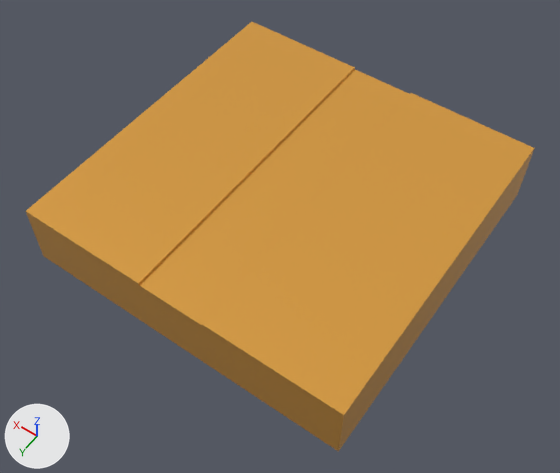
One commit to the glTF model public/models/tile-road-straight.glb: the scene before it, then after it.
One viewpoint serves both versions: a 50 mm lens placed at (-24.5, 35.5, 47.4), pointed at (-0.8, 2.3, -4.8). Lighting does not change. The marker at lower left points along +X, +Y and +Z. Where no turn or scale is listed for an object, it has been applied to the vertices.

Script lines for the objects in view, before the commit:
```python
me_tile_road_straight = bpy.data.meshes.new('tile-road-straight')
me_tile_road_straight.from_pydata(...)  # 39 vertices, 62 faces; spans x -15.0..15.0, y -15.0..15.0, z -6.0..0.0
me_tile_road_straight.materials.append(mat_lowpoly_colors)  # orange #e7a747
ob_tile_road_straight = bpy.data.objects.new('tile-road-straight', me_tile_road_straight)
ob_tile_road_straight.location = (0.0, 0.0, 0.0)
```
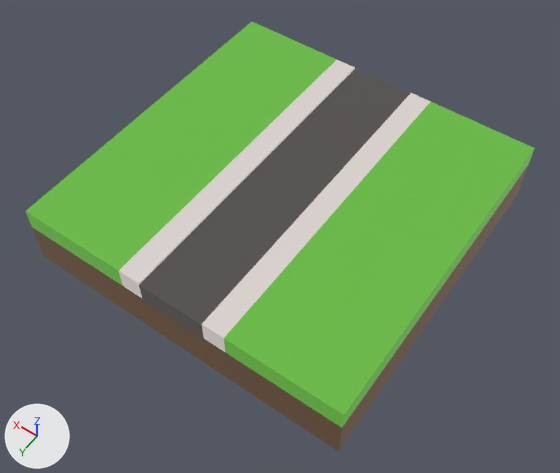
Pixel boxes (x1, y1, x2, y2) of what changed, in the pictures (560 x 473 px):
'tile-road-straight', recoloured
    both: (26, 22, 534, 451)

The change in detail:
Picture 'base' (img_base) is new.
Material 'LOWPOLY-COLORS.001' (mat_lowpoly_colors_001) is new.
Uses the picture img_base.
me_tile_road_straight has 39 vertices, 62 faces and spans x -15.0..15.0, y -15.0..15.0, z -6.0..0.0.
me_tile_road_straight no longer uses material mat_lowpoly_colors (orange #e7a747).
me_tile_road_straight now uses material mat_lowpoly_colors_001.
